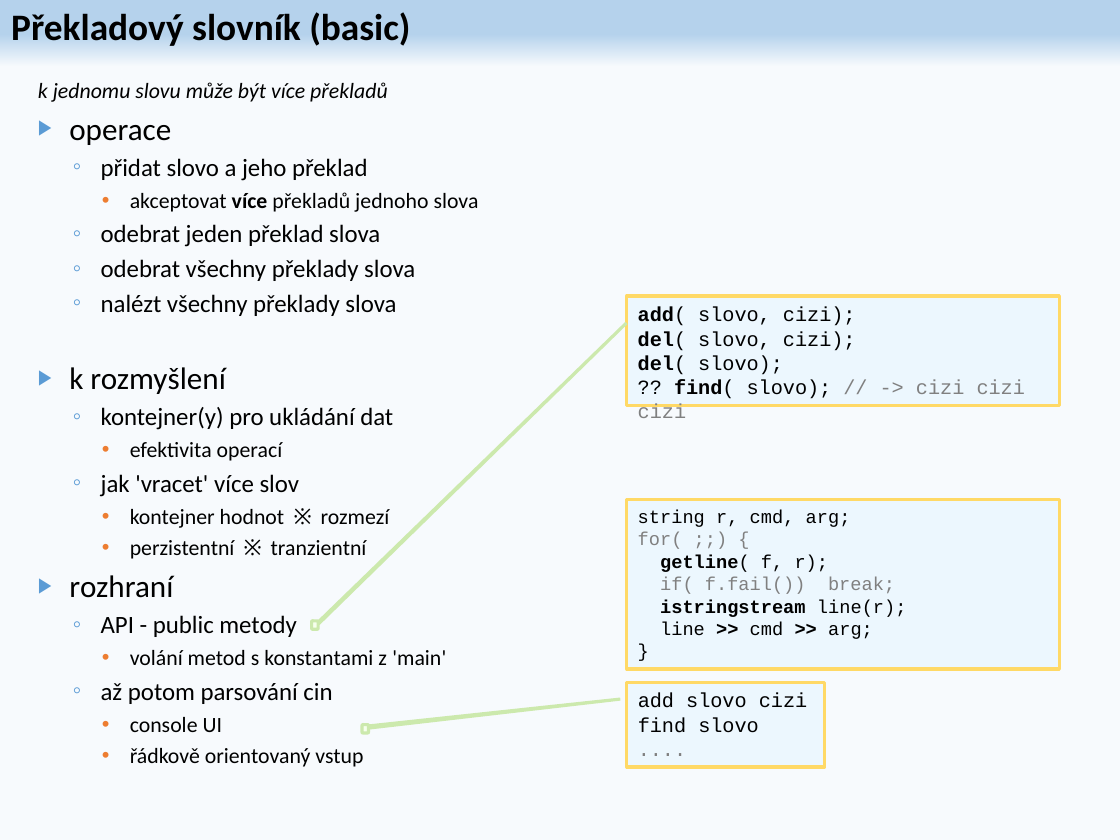
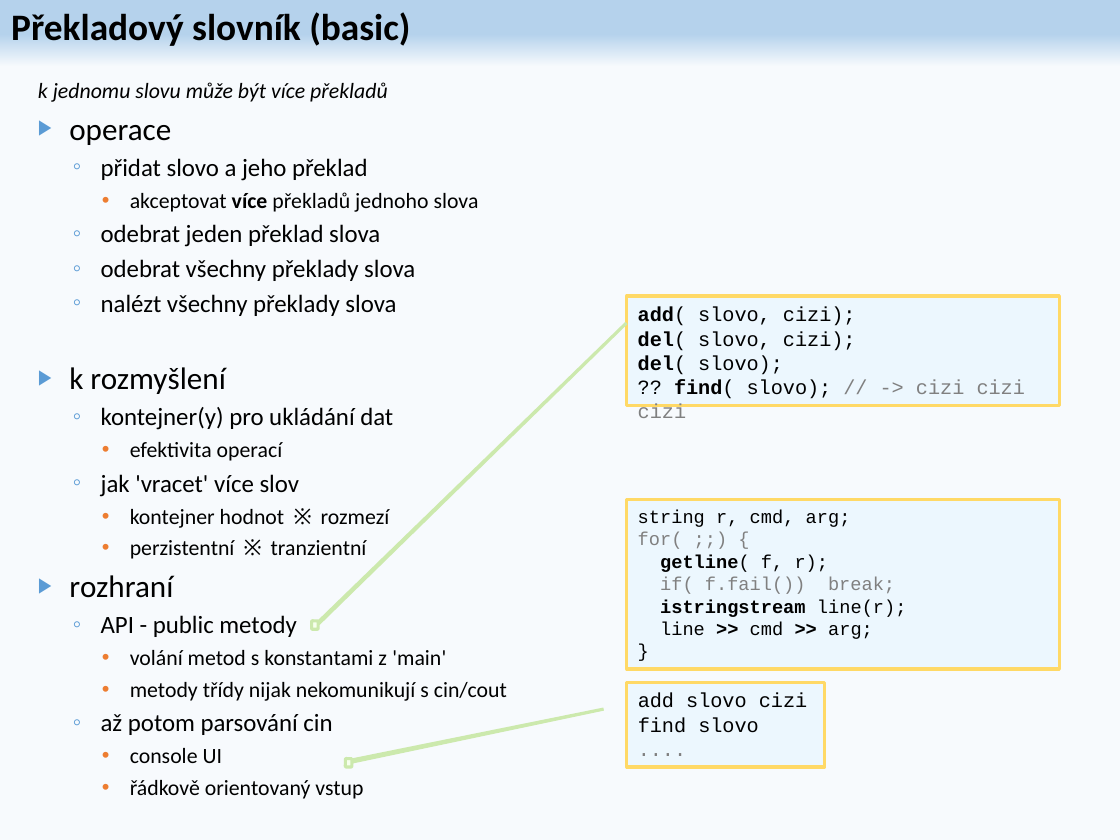
Before and after one commit to damodarak/BANG, a slide deck: slide 34 of CvCpp.pptx (slide 32 before the commit). Drawn at 1120x840 pixels with LibreOffice and Linux fonts; fonts in the diff are those of the drawing. Boxes give left, top, right and bottom in pixels: in the first picture for what was removed or moved away, otherwise in the second. Text is boxed around its words. In the diff, an @@ line names an element or a change of style, - is before the commit and + after.

```diff
--- a/CvCpp.pptx
+++ b/CvCpp.pptx
@@ text at [130,682,507,701]: paragraph added @@
+    • metody třídy nijak nekomunikují s cin/cout
@@ rounded speech box: place and size @@
-rounded speech box at [362,725,368,734]
+rounded speech box at [345,758,352,767]
@@ rounded speech box at [345,758,352,767]: proportions changed @@
```
Also in this commit, not shown: 9 other slides changed, 3 slides added, 1 other file.
